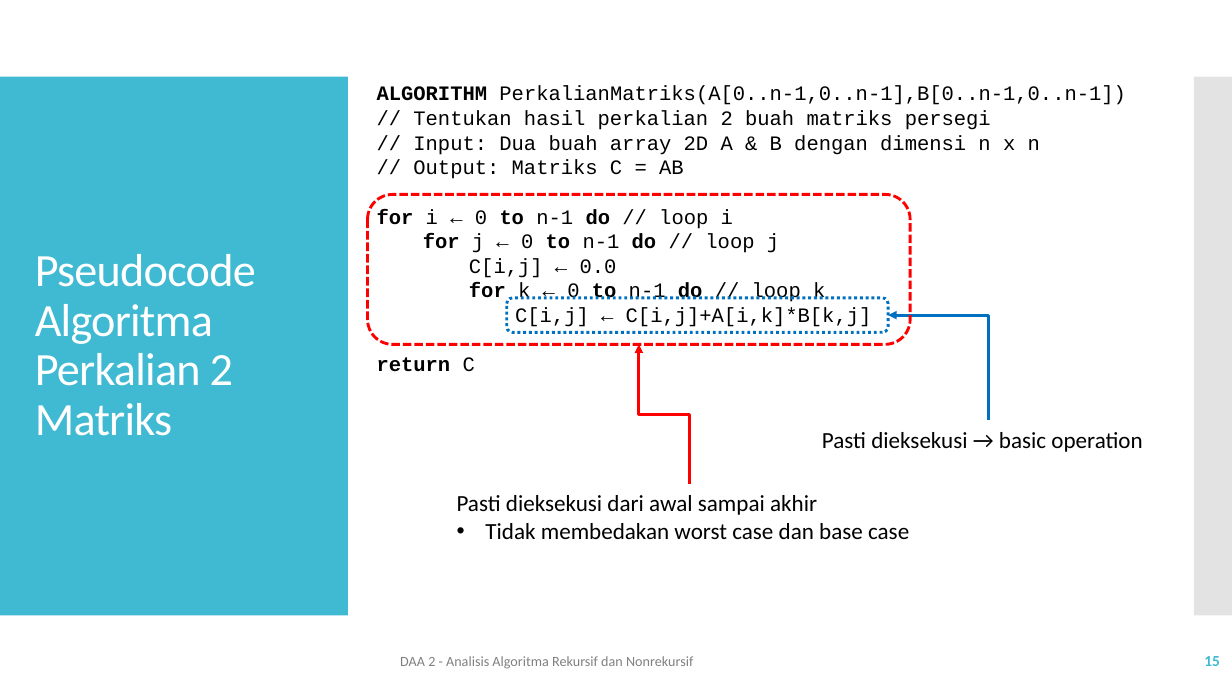
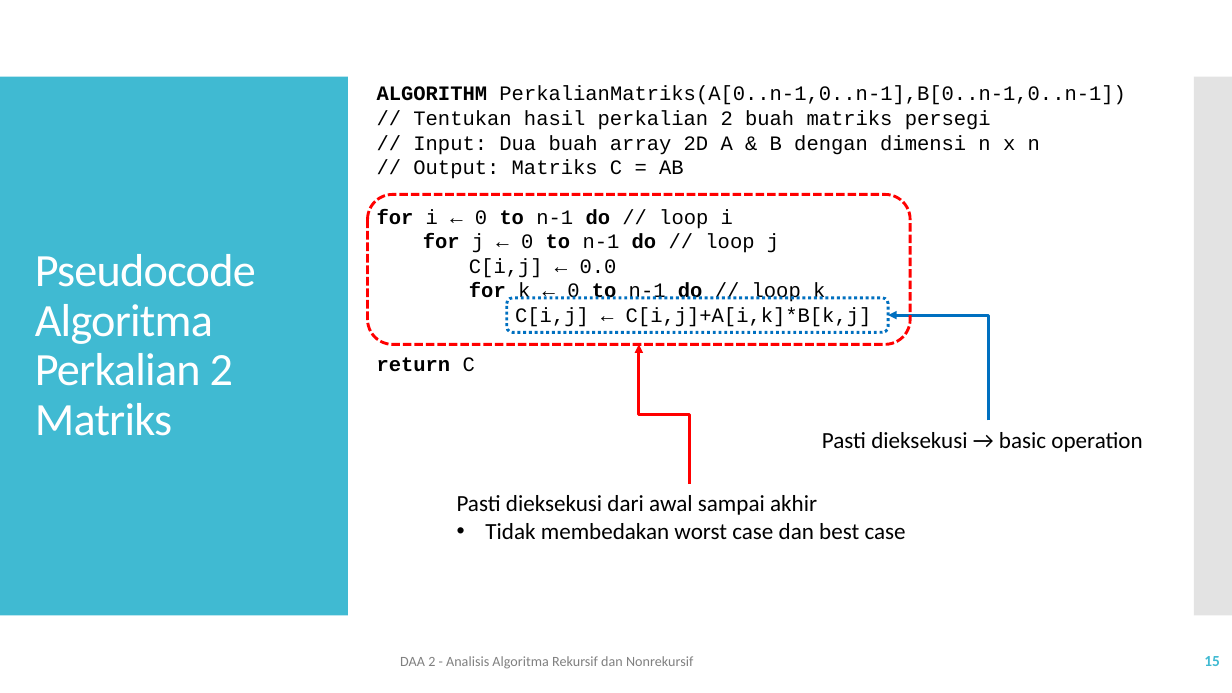
Before and after one commit to ksatria/MK-DAA, a slide deck: slide 15 of PPT/DAA 2 - Analisis Algoritma Rekursif dan Nonrekursif.pptx. Drawn at 1232x693 pixels with LibreOffice and Linux fonts; fonts in the diff are those of the drawing. Boxes give left, top, right and bottom in pixels: in the first picture for what was removed or moved away, otherwise in the second. Text is boxed around its words. In the diff, an @@ line names an element or a change of style, - is before the commit and + after.

Commit message:
Edit PPT 2 - Correcting typo

```diff
--- a/PPT/DAA 2 - Analisis Algoritma Rekursif dan Nonrekursif.pptx
+++ b/PPT/DAA 2 - Analisis Algoritma Rekursif dan Nonrekursif.pptx
@@ text at <box>485,523,906,539</box>: text changed @@
-• Tidak membedakan worst case dan base case
+• Tidak membedakan worst case dan best case
```
Also in this commit, not shown: 2 other slides changed.
